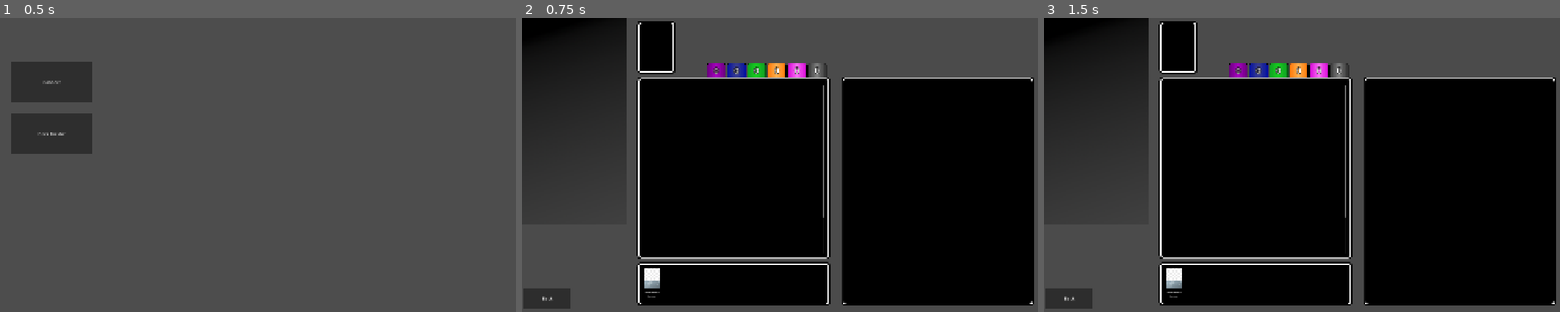
Above: before the commit, frames 1-3 (left to right).
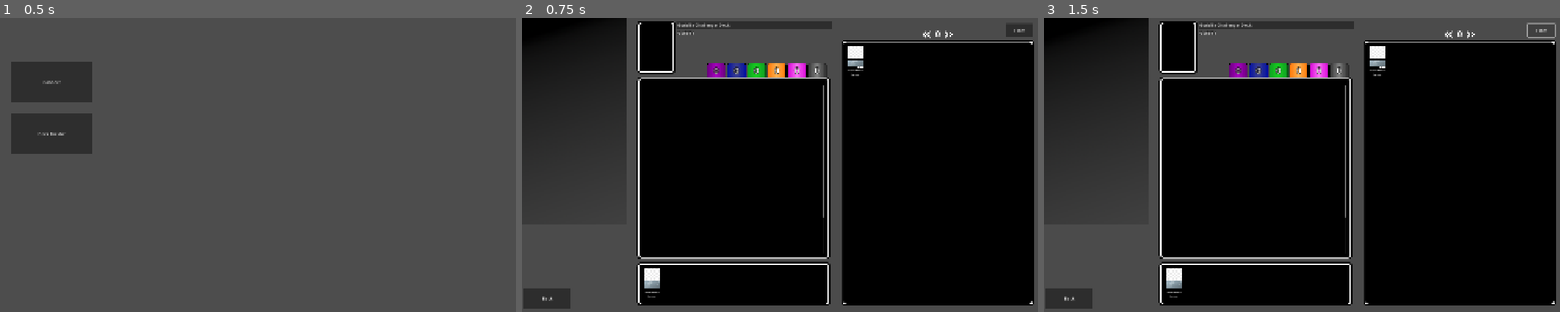
Above: after the commit, the same moments.

Repository: skavinger/UVS_Sim
Game: Godot game, scene res://GameObj/main.tscn
The game is run twice, just before and just after one commit, with the same random seed, the same clock (stepped at 60 frames per second) and the same inputs.
Inputs (mouse positions are in pixels of both pictures, inside the frame that each line leads up to):
- Up to frame 1 (0.5 s): no input
- Up to frame 2 (0.75 s): click "Deck Builder" at 0.5 s
- Up to frame 3 (1.5 s): click (1539, 29) at 1.25 s, where only the run after the commit has a clickable "Filter"

Frame 1 is identical in both runs. In frame 2, 5.9% of the frame differs, in the area x 30-100%, y 1-98%; in frame 3, 5.8%.
Error in both runs: Cannot call method 'get_directories' on a null value. (res://Scripts/card_data_base_handler.gd:7)

Commit message:
Add paging to the deck builder

Diff:
--- a/GameObj/DeckBuilder.tscn
+++ b/GameObj/DeckBuilder.tscn
@@ -1,9 +1,10 @@
-[gd_scene load_steps=5 format=3 uid="uid://c8bvy6da0211j"]
+[gd_scene load_steps=6 format=3 uid="uid://c8bvy6da0211j"]
 
 [ext_resource type="Script" uid="uid://drsvr4jsox2rh" path="res://Scripts/deck_builder.gd" id="1_bjh7i"]
 [ext_resource type="Texture2D" uid="uid://17pbwe1fsdhb" path="res://Assets/DeakBuilderBackground.png" id="2_km7lk"]
 [ext_resource type="Texture2D" uid="uid://dnmhppe8t8ufx" path="res://Assets/no-name.png" id="3_iy3ux"]
 [ext_resource type="PackedScene" uid="uid://d0ogjgvd3et1c" path="res://GameObj/list_card.tscn" id="3_km7lk"]
+[ext_resource type="Texture2D" uid="uid://cd5c0o285r0ar" path="res://Assets/Arrows.png" id="5_k5e61"]
 
 [node name="Node2D" type="Node2D"]
 script = ExtResource("1_bjh7i")
@@ -19,10 +20,27 @@
 offset_bottom = 1069.0
 text = "Back"
 
-[node name="Character" type="Sprite2D" parent="."]
+[node name="DeckDetails" type="Node2D" parent="."]
+
+[node name="Character" type="Sprite2D" parent="DeckDetails"]
 position = Vector2(493, 107)
 scale = Vector2(0.155, 0.155)
 texture = ExtResource("3_iy3ux")
+
+[node name="DeckName" type="LineEdit" parent="DeckDetails"]
+offset_left = 566.0
+offset_top = 10.0
+offset_right = 1138.0
+offset_bottom = 41.0
+text = "Godzilla Challenger Deck"
+
+[node name="CharacterName" type="RichTextLabel" parent="DeckDetails"]
+offset_left = 570.0
+offset_top = 43.0
+offset_right = 1138.0
+offset_bottom = 66.0
+theme_override_constants/outline_size = 8
+text = "Godzilla"
 
 [node name="Cardcounts" type="Node2D" parent="."]
 
@@ -144,12 +162,12 @@
 layout_mode = 3
 anchors_preset = 0
 offset_left = 1193.0
-offset_top = 243.0
+offset_top = 100.0
 offset_right = 1858.0
 offset_bottom = 1033.0
 
 [node name="ScrollContainer" type="ScrollContainer" parent="CardDatabaseList"]
-custom_minimum_size = Vector2(665, 790)
+custom_minimum_size = Vector2(665, 933)
 layout_mode = 0
 offset_right = 40.0
 offset_bottom = 40.0
@@ -162,4 +180,38 @@
 [node name="ListCard" parent="CardDatabaseList/ScrollContainer/GridContainer" instance=ExtResource("3_km7lk")]
 layout_mode = 2
 
+[node name="Filter" type="Button" parent="."]
+offset_left = 1775.0
+offset_top = 20.0
+offset_right = 1875.0
+offset_bottom = 70.0
+text = "Filter"
+
+[node name="PageBack" type="TextureButton" parent="."]
+offset_left = 1470.0
+offset_top = 47.0
+offset_right = 1501.0
+offset_bottom = 74.0
+texture_normal = ExtResource("5_k5e61")
+flip_h = true
+
+[node name="PageForward" type="TextureButton" parent="."]
+offset_left = 1550.0
+offset_top = 47.0
+offset_right = 1581.0
+offset_bottom = 74.0
+texture_normal = ExtResource("5_k5e61")
+
+[node name="PageCount" type="RichTextLabel" parent="."]
+offset_left = 1500.0
+offset_top = 36.0
+offset_right = 1552.0
+offset_bottom = 80.0
+theme_override_font_sizes/normal_font_size = 30
+text = "0"
+horizontal_alignment = 1
+vertical_alignment = 1
+
 [connection signal="pressed" from="Back" to="." method="_on_back_pressed"]
+[connection signal="pressed" from="PageBack" to="." method="_on_page_back_pressed"]
+[connection signal="pressed" from="PageForward" to="." method="_on_page_forward_pressed"]
--- a/Scripts/card_data_base_handler.gd
+++ b/Scripts/card_data_base_handler.gd
@@ -11,6 +11,7 @@
 		self.add_child(newEntry)
 		newEntry.cards = setData
 		newEntry.setName = setName
+		newEntry.name = setName
 
 func getCard(cardID):
 	var dataBaseEntries = self.get_children()
@@ -24,6 +25,13 @@
 		if(dataBaseEntries[i].setName == setData):
 			return dataBaseEntries[i]
 
+func getCardsFromFilter(filter):
+	var returnCards = []
+	for i in range(filter.sets.size()):
+		returnCards.append(getSet(filter.sets[i]).cards)
+
+	return returnCards
+
 func get_card_art(cardID):
 	var image = Image.load_from_file("user://SetData/" + cardID.set + "/Images/" + cardID.number + ".jpg")
 	return ImageTexture.create_from_image(image)
--- a/Scripts/deck_builder.gd
+++ b/Scripts/deck_builder.gd
@@ -2,30 +2,45 @@
 
 const LIST_CARD_SCENE_PATH = "res://GameObj/list_card.tscn"
 
+const PAGESIZE = 300
+
+var page = 0
+var cardDatabaseScreen = []
+
 func _ready() -> void:
 	populateDeckList()
-	populateDatabaseWindow({
-		"sets": []
-	})
+	var filter = {
+		"sets" : ["aot01", "aot02", "aot03"]
+	}
+	fillFilterResults(CardDatabase.getCardsFromFilter(filter))
 
 func _on_back_pressed() -> void:
 	$"../../StartWindowHolder".spawnWindow()
 	$"..".closeWindow()
 
-func populateDatabaseWindow(filters):
+func fillFilterResults(cards):
+	page = 0
+	for i in range(cards.size()):
+		var cardNumbers = cards[i].keys()
+		for j in range(cardNumbers.size()):
+			var card = preload(LIST_CARD_SCENE_PATH).instantiate()
+			card.get_node("CardImage").texture = CardDatabase.get_card_art_small({ "set": cards[i][cardNumbers[j]].setName, "number": cardNumbers[j]})
+			card.get_node("CardName").text =cards[i][cardNumbers[j]].Name
+			card.cardMeta = cards[i][cardNumbers[j]]
+			cardDatabaseScreen.append(card)
+
+	populateDataBaseWindow()
+
+func populateDataBaseWindow():
 	var dataBaseWindow = $CardDatabaseList/ScrollContainer/GridContainer.get_children()
 	for i in range(dataBaseWindow.size()):
 		$CardDatabaseList/ScrollContainer/GridContainer.remove_child(dataBaseWindow[i])
 
-	for i in range(filters.sets.size()):
-		var setData = CardDatabase.getSet(filters.sets[i])
-		var setKeys = setData.cards.keys()
-		for j in range(setKeys.size()):
-			var card = preload(LIST_CARD_SCENE_PATH).instantiate()
-			card.get_node("CardImage").texture = CardDatabase.get_card_art_small({ "set": filters.sets[i], "number": setKeys[j]})
-			card.get_node("CardName").text = setData.cards[setKeys[j]].Name
-			card.cardMeta = setData.cards[setKeys[j]]
-			$CardDatabaseList/ScrollContainer/GridContainer.add_child(card)
+	$PageCount.text = str(page + 1)
+	for i in PAGESIZE:
+		if (i + (page * PAGESIZE) + 1) > cardDatabaseScreen.size():
+			break
+		$CardDatabaseList/ScrollContainer/GridContainer.add_child(cardDatabaseScreen[i + (page * PAGESIZE)])
 
 func populateDeckList():
 	var decklist = $"../..".currentDeckList
@@ -35,7 +50,8 @@
 	for i in range(deckBuilderList.size()):
 		$DecklistBox/ScrollContainer/GridContainer.remove_child(deckBuilderList[i])
 
-	$Character.texture = CardDatabase.get_card_art(decklist.character.cardID)
+	$DeckDetails/Character.texture = CardDatabase.get_card_art(decklist.character.cardID)
+	$DeckDetails/CharacterName.text = CardDatabase.getCard(decklist.character.cardID).Name
 
 	var Characters = []
 	var Actions = []
@@ -130,3 +146,13 @@
 		$SideBoardList/ScrollContainer/GridContainer.add_child(BackupsSide[i])
 	for i in range(FoundationsSide.size()):
 		$SideBoardList/ScrollContainer/GridContainer.add_child(FoundationsSide[i])
+
+func _on_page_back_pressed() -> void:
+	if page > 0:
+		page = page - 1
+		populateDataBaseWindow()
+
+func _on_page_forward_pressed() -> void:
+	if int(cardDatabaseScreen.size() / PAGESIZE) > page :
+		page = page + 1
+		populateDataBaseWindow()
Binary file changed: Assets/DeakBuilderBackground.png
Not shown, changed: Assets/DeakBuilderBackground.xcf
